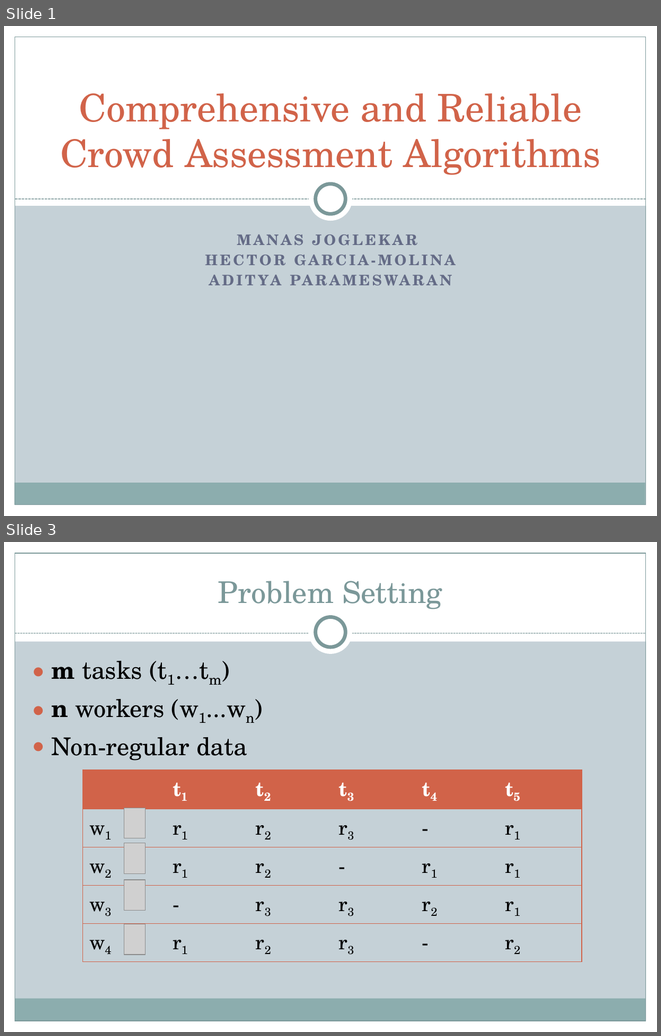
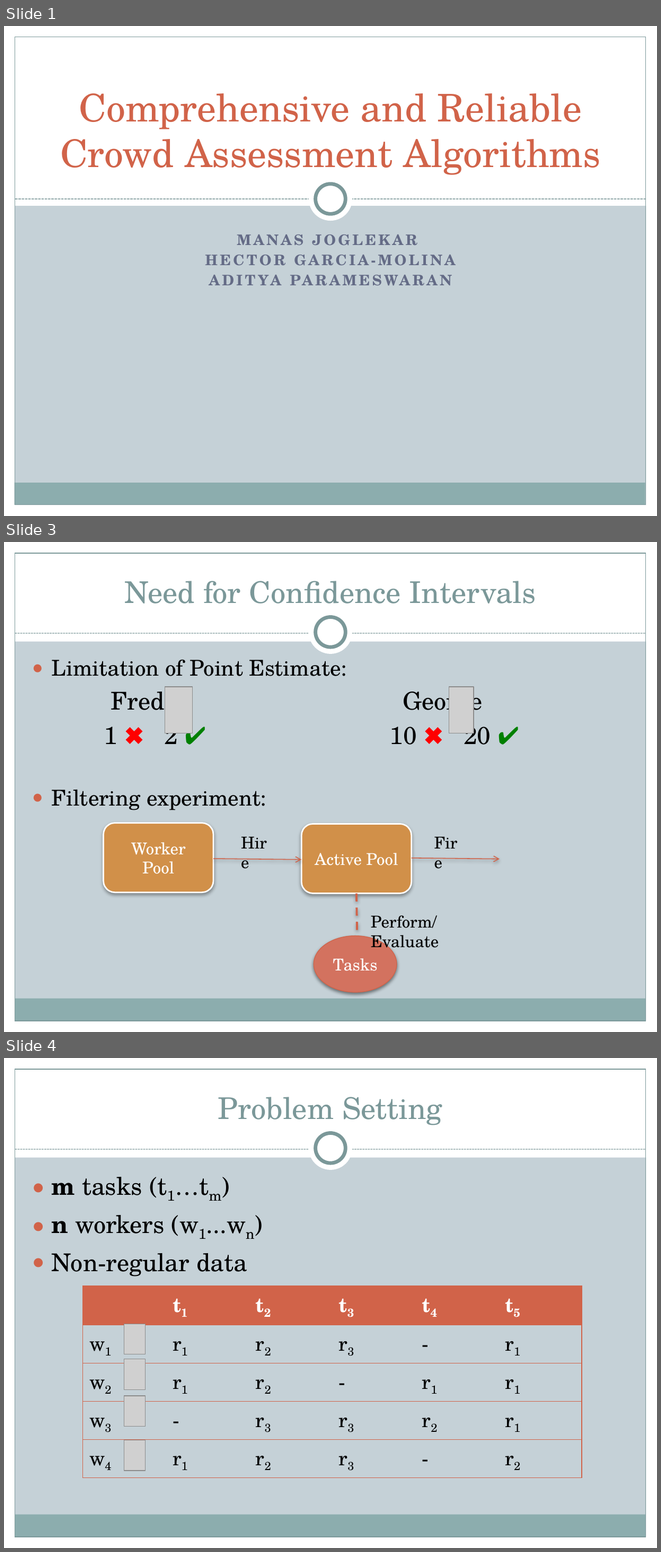
Before and after one commit to brahmaneya/WorkerEvaluationGeneral, a slide deck: Presentation/WorkerEval.pptx. Shown one above the other, each under a label of ours: slides 1 and 3 before the commit, slides 1, 3 and 4 after it; the slides between them are not shown. The pictures are 661x1036 and 661x1552 pixels, drawn with LibreOffice and Linux fonts; fonts in the diff are those of the drawing; grey boxes stand for pictures. Boxes give left, top, right and bottom in pixels: in the first picture for what was removed or moved away, otherwise in the second. Text is boxed around its words. In the diff, an @@ line names an element or a change of style, - is before the commit and + after.

```diff
--- a/Presentation/WorkerEval.pptx
+++ b/Presentation/WorkerEval.pptx
@@ slide 3 added at (4, 542, 657, 1032), background #C5D1D7; not listed: 9 template elements that a slide beside it also shows @@
@@ title added at (124, 581, 536, 603), 33 pt, text #7C999A @@
+Need for Confidence Intervals
@@ text added at (52, 659, 491, 810), 24 pt, text #000000 @@
+● Limitation of Point Estimate:
+Fred George
+1 ✖ 2 ✔ 10 ✖ 20 ✔
+● Filtering experiment:
@@ picture added at (165, 687, 192, 733) @@
@@ picture added at (449, 687, 474, 733) @@
@@ rounded rectangle added at (103, 823, 213, 892), fill #D19049, outline #FFFFFF 1.57 pt, 18 pt, text #FFFFFF @@
+Worker Pool
@@ rounded rectangle added at (302, 823, 412, 893), fill #D19049, outline #FFFFFF 1.57 pt, 18 pt, text #FFFFFF @@
+Active Pool
@@ text added at (235, 829, 281, 855), 18 pt, text #000000 @@
+Hire
@@ text added at (428, 829, 470, 855), 18 pt, text #000000 @@
+Fire
@@ arrow added from (213, 859) to (302, 859), #D16349 0.9 pt @@
@@ arrow added from (412, 858) to (500, 859), #D16349 0.9 pt @@
@@ line added from (356, 893) to (358, 936), #D16349 2.25 pt dashed @@
@@ text added at (371, 915, 439, 952), 18 pt, text #000000 @@
+Perform/Evaluate
@@ ellipse added at (314, 936, 396, 992), fill #D4725F, outline #D16349 0.75 pt, 18 pt, text #FFFFFF @@
+Tasks
@@ what was slide 3 is now slide 4 @@
```
Also in this commit, not shown: 8 slides changed, 8 other slides added, 1 other file.
